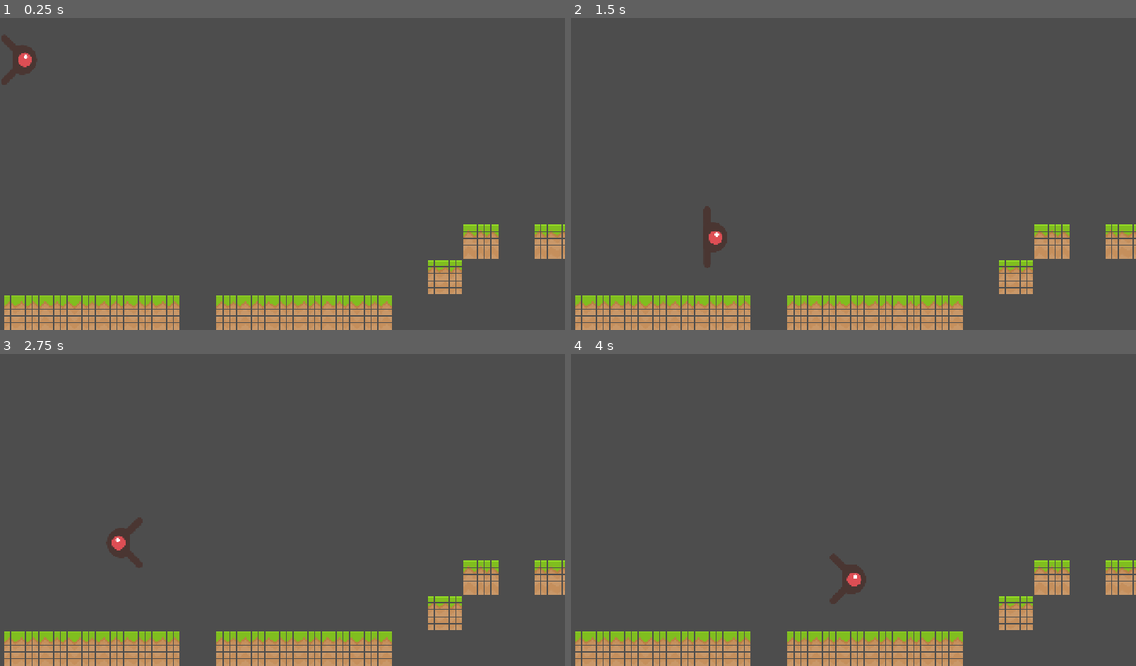
Above: before the commit, frames 1-4 (two rows, left to right).
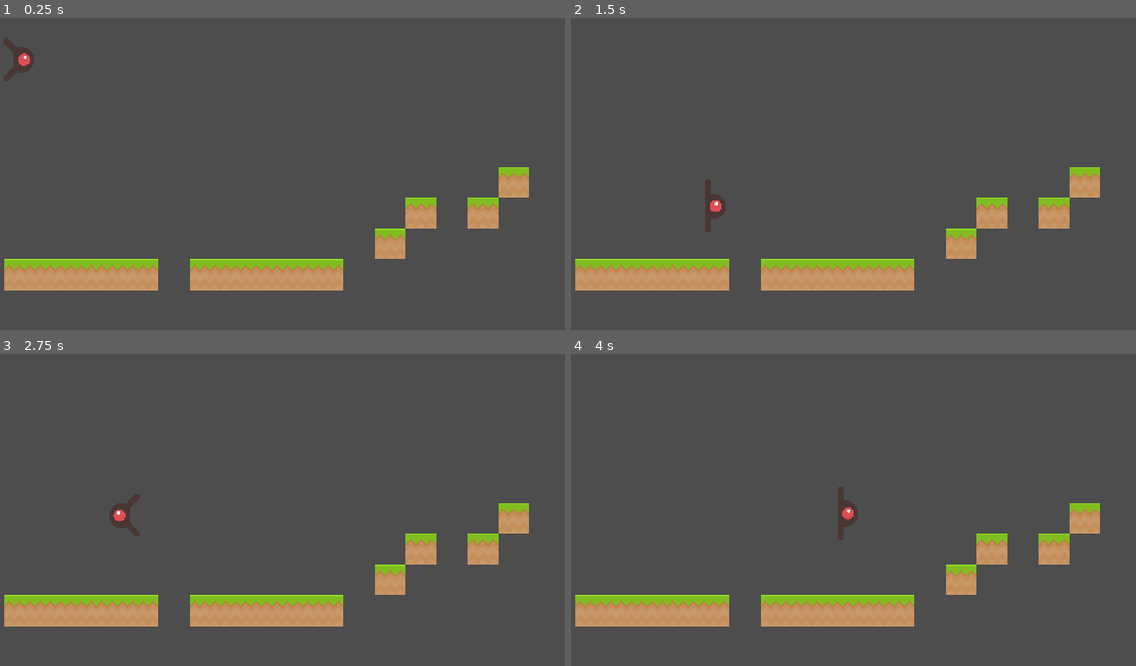
Above: after the commit, the same moments.

Repository: JunhyeongKim1/Retrieve-game-
Game: Godot game, scene res://scenes/stage/stage1.tscn
The game is run twice, just before and just after one commit, with the same random seed, the same clock (stepped at 60 frames per second) and the same inputs.
Inputs:
- Up to frame 1 (0.25 s): no input
- Up to frame 2 (1.5 s): hold Space (ui_accept) 0.53-1.28 s; hold Right (ui_right) from 0.53 s (still down); tap Space (ui_accept) at 1.35 s
- Up to frame 3 (2.75 s): tap Space (ui_accept) at 1.52, 1.82 s; release Right (ui_right) at 2.03 s; hold Left (ui_left) from 2.03 s (still down); hold Space (ui_accept) from 2.03 s (still down)
- Up to frame 4 (4 s): release Left (ui_left) at 2.78 s; release Space (ui_accept) at 2.78 s; hold Right (ui_right) from 2.78 s (still down); tap Space (ui_accept) at 2.85, 3.02, 3.32 s; hold Space (ui_accept) from 3.53 s (still down)

The runs differ from the first frame. In frame 1, 15% of the frame differs, in the area x 0-100%, y 5-100%; in frame 2, 15%; in frame 3, 15%; in frame 4, 15%, in the area x 0-100%, y 42-100%.

Commit message:
player_size

Diff:
--- a/scenes/player/player.tscn
+++ b/scenes/player/player.tscn
@@ -63,19 +63,20 @@
 }]
 
 [sub_resource type="RectangleShape2D" id="RectangleShape2D_gmlin"]
-size = Vector2(76, 154)
+size = Vector2(62, 132)
 
 [node name="player" type="CharacterBody2D" unique_id=1722833208]
 position = Vector2(45, 78)
+collision_layer = 3
 script = ExtResource("1_gmlin")
 metadata/_edit_group_ = true
 
 [node name="AnimatedSprite2D" type="AnimatedSprite2D" parent="." unique_id=990605289]
 position = Vector2(-2.5, -0.5)
-scale = Vector2(0.75, 0.75)
+scale = Vector2(0.65, 0.65)
 sprite_frames = SubResource("SpriteFrames_lvxji")
 animation = &"idle"
 
 [node name="CollisionShape2D" type="CollisionShape2D" parent="." unique_id=1963167268]
-position = Vector2(-4, -3)
+position = Vector2(-2, -1)
 shape = SubResource("RectangleShape2D_gmlin")
--- a/scenes/stage/stage1.tscn
+++ b/scenes/stage/stage1.tscn
@@ -249,8 +249,10 @@
 24:19/0/physics_layer_0/polygon_0/points = PackedVector2Array(-8, -8, 8, -8, 8, 8, -8, 8)
 
 [sub_resource type="TileSet" id="TileSet_fow0y"]
+tile_size = Vector2i(14, 14)
 physics_layer_0/collision_layer = 1
 physics_layer_0/physics_material = SubResource("PhysicsMaterial_48fdt")
+physics_layer_1/collision_layer = 2
 sources/1 = SubResource("TileSetAtlasSource_3un4f")
 
 [node name="Stage1" type="Node2D" unique_id=772702077]
@@ -262,3 +264,5 @@
 tile_set = SubResource("TileSet_fow0y")
 format = 2
 layer_0/tile_data = PackedInt32Array(2621445, 1310721, 15, 2686981, 1310721, 16, 2752517, 1310721, 17, 2818053, 1310721 …(7617 unchanged characters)…
+
+[node name="TileMapLayer" type="TileMapLayer" parent="TileMap" unique_id=903835266]
--- a/script/player/player.gd
+++ b/script/player/player.gd
@@ -2,7 +2,7 @@
 
 const SPEED = 300.0
 const JUMP_VELOCITY = -500.0
-const JUMP_RELEASE_MULTIPLIER = 2.0
+const JUMP_RELEASE_MULTIPLIER = 2.5
 
 @export var coyote_time = 0.1
 @export var jump_buffer_time = 0.1
@@ -10,7 +10,6 @@
 var coyote_timer = 0.0
 var jump_buffer_timer = 0.0
 
-# 상태 정의
 enum State { IDLE, RUN, JUMP, FALL }
 var current_state: State = State.IDLE
 
@@ -36,26 +35,33 @@
 	else:
 		jump_buffer_timer -= delta
 
-	# 점프 조건
+	# 점프
 	if jump_buffer_timer > 0 and coyote_timer > 0:
 		velocity.y = JUMP_VELOCITY
 		jump_buffer_timer = 0
 		coyote_timer = 0
 
+	# ↓ + 점프 → One-Way Platform 아래로 통과
+	_handle_drop_through()
+
 	# 이동
 	var direction := Input.get_axis("ui_left", "ui_right")
 	if direction:
 		velocity.x = direction * SPEED
-		anim.flip_h = direction < 0  # 좌우 반전
+		anim.flip_h = direction < 0
 	else:
 		velocity.x = move_toward(velocity.x, 0, SPEED)
 
 	move_and_slide()
-
-	# 상태 갱신 (move_and_slide 이후에 해야 is_on_floor()가 정확)
 	_update_state()
 
-
+func _handle_drop_through() -> void:
+	# 아래 방향키 + 점프키 동시 입력 시 One-Way Platform 통과
+	if Input.is_action_just_pressed("ui_accept") and Input.is_action_pressed("ui_down"):
+		# 일시적으로 One-Way collision 무시
+		set_collision_mask_value(2, false)  # 2번 레이어 = One-Way Platform 레이어
+		await get_tree().create_timer(0.2).timeout
+		set_collision_mask_value(2, true)
 
 func _update_state() -> void:
 	var new_state: State
@@ -70,7 +76,6 @@
 	else:
 		new_state = State.IDLE
 
-	# 상태가 바뀔 때만 애니메이션 교체
 	if new_state != current_state:
 		current_state = new_state
 		_play_animation()
@@ -81,4 +86,3 @@
 		State.RUN:  anim.play("run")
 		State.JUMP: anim.play("jump")
 		State.FALL: anim.play("fall")
-	print("Animation Change" + str(current_state))
